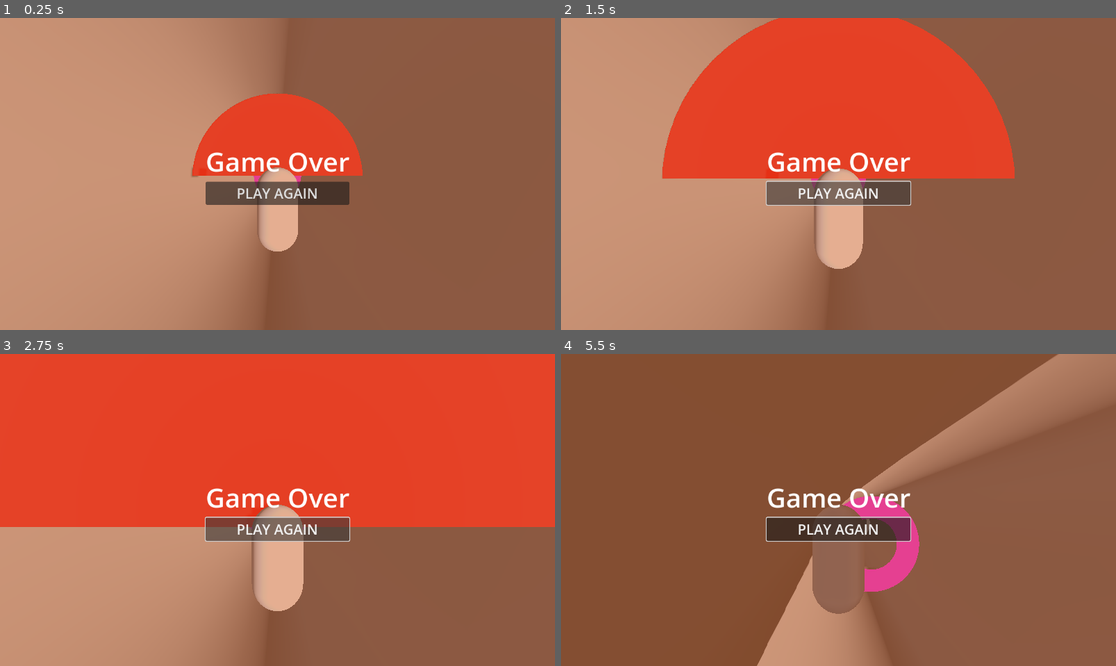
Above: before the commit, frames 1-4 (two rows, left to right).
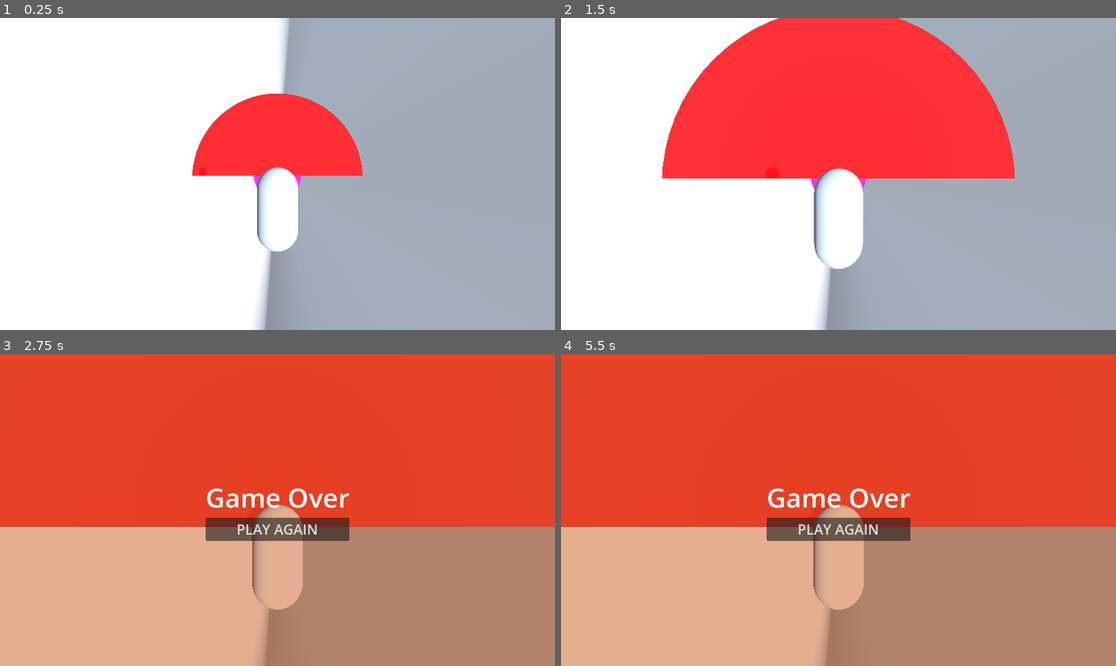
Above: after the commit, the same moments.

Repository: sen4az/HippieFall
Game: Godot game, scene res://Scenes/main.tscn
Two runs of this game, one before a commit and one after it. Both use one fixed random seed, a clock stepped at 60 frames per second and the inputs below.
Inputs (mouse positions are in pixels of both pictures, inside the frame that each line leads up to):
- Up to frame 1 (0.25 s): no input
- Up to frame 2 (1.5 s): click (838, 192) at 0.5 s, where only the run before the commit has a clickable "PLAY AGAIN"; click (838, 192) at 1.25 s, where only the run before the commit has a clickable "PLAY AGAIN"
- Up to frame 3 (2.75 s): click (277, 528) at 2 s, where only the run before the commit has a clickable "PLAY AGAIN"
- Up to frame 4 (5.5 s): tap Enter at 2.75 s; move the mouse to (960, 494) at 2.77 s; hold D (move_right) 2.78-3.5 s; click (960, 494) at 2.92 s; drag from (727, 525) to (810, 572) at 3.52 s; move the mouse to (894, 441) at 4.27 s; hold D (move_right) 4.28-5 s; drag from (810, 572) to (672, 463) at 5.02 s

The runs differ from the first frame. In frame 1, 100% of the frame differs, in the area x 0-100%, y 0-100%; in frame 2, 100%; in frame 3, 42%; in frame 4, 98%.

Commit message:
hippie-prototype-v-1.2
added game over UI

Diff:
--- a/hippie-prototype-v-1.0/Scenes/game_over_manager.tscn
+++ b/hippie-prototype-v-1.0/Scenes/game_over_manager.tscn
@@ -1,35 +1,6 @@
 [gd_scene load_steps=2 format=3 uid="uid://of807v2fkrqg"]
 
-[sub_resource type="GDScript" id="GDScript_bxgw8"]
-script/source = "extends Node
-
-@export var player_path: NodePath = NodePath(\"Player\")
-@export var game_over_ui_path: NodePath = NodePath(\"GameOverUI\")
-
-var _player: Node
-var _ui: Node
-
-func _ready() -> void:
-	_player = get_node_or_null(player_path)
-	_ui = get_node_or_null(game_over_ui_path)
-	if _player == null:
-		push_error(\"GameOverManager: player_path invalid.\")
-		return
-	if _ui == null:
-		push_error(\"GameOverManager: game_over_ui_path invalid.\")
-		return
-
-	if _player.has_signal(\"died\"):
-		_player.connect(\"died\", Callable(self, \"_on_player_died\"))
-
-	if _ui.has_method(\"hide_ui\"):
-		_ui.call(\"hide_ui\")
-
-func _on_player_died() -> void:
-	get_tree().paused = true
-	if _ui.has_method(\"show_ui\"):
-		_ui.call(\"show_ui\")
-"
+[ext_resource type="Script" uid="uid://c406gud87ptoh" path="res://Scripts/game_over_manager.gd" id="1_d0l8m"]
 
 [node name="GameOverManager" type="Node"]
-script = SubResource("GDScript_bxgw8")
+script = ExtResource("1_d0l8m")
--- a/hippie-prototype-v-1.0/Scenes/game_over_ui.tscn
+++ b/hippie-prototype-v-1.0/Scenes/game_over_ui.tscn
@@ -1,6 +1,9 @@
-[gd_scene format=3 uid="uid://dfslbm27rg5o1"]
+[gd_scene load_steps=2 format=3 uid="uid://dfslbm27rg5o1"]
+
+[ext_resource type="Script" uid="uid://cfnfr7lwn0alh" path="res://Scripts/game_over_ui.gd" id="1_vvx4t"]
 
 [node name="GameOverUI" type="CanvasLayer"]
+script = ExtResource("1_vvx4t")
 
 [node name="ColorRect" type="ColorRect" parent="."]
 anchors_preset = 15
--- a/hippie-prototype-v-1.0/Scenes/main.tscn
+++ b/hippie-prototype-v-1.0/Scenes/main.tscn
@@ -1,6 +1,5 @@
 [gd_scene load_steps=12 format=3 uid="uid://bxn1pt420cvdj"]
 
-[ext_resource type="PackedScene" uid="uid://of807v2fkrqg" path="res://Scenes/game_over_manager.tscn" id="1_6bp64"]
 [ext_resource type="PackedScene" uid="uid://dfslbm27rg5o1" path="res://Scenes/game_over_ui.tscn" id="1_344ge"]
 [ext_resource type="PackedScene" uid="uid://cwcj7krksdyrq" path="res://Scenes/player.tscn" id="1_jjgbg"]
 [ext_resource type="Script" uid="uid://clu85wxsubuos" path="res://Scripts/endless_tunnel.gd" id="2_kry3j"]
@@ -8,6 +7,7 @@
 [ext_resource type="PackedScene" uid="uid://bh70xia7ag3nu" path="res://Scenes/segment_b.tscn" id="4_6bp64"]
 [ext_resource type="PackedScene" uid="uid://cwoi4iqiokmpx" path="res://Scenes/segment_c.tscn" id="5_344ge"]
 [ext_resource type="PackedScene" uid="uid://bwoylatocuvkt" path="res://Scenes/vertical_tunnel.tscn" id="6_21xkr"]
+[ext_resource type="PackedScene" uid="uid://of807v2fkrqg" path="res://Scenes/game_over_manager.tscn" id="8_344ge"]
 
 [sub_resource type="ProceduralSkyMaterial" id="ProceduralSkyMaterial_jjgbg"]
 sky_horizon_color = Color(0.66224277, 0.6717428, 0.6867428, 1)
@@ -46,6 +46,4 @@
 
 [node name="GameOverUI" parent="." instance=ExtResource("1_344ge")]
 
-[node name="GameOverManager" parent="." instance=ExtResource("1_6bp64")]
-player_path = NodePath("../Player")
-game_over_ui_path = NodePath("../GameOverUI")
+[node name="GameOverManager" parent="." instance=ExtResource("8_344ge")]
--- a/hippie-prototype-v-1.0/Scenes/obstacle_1.tscn
+++ b/hippie-prototype-v-1.0/Scenes/obstacle_1.tscn
@@ -7,6 +7,8 @@
 
 [node name="CSGCylinder3D" type="CSGCylinder3D" parent="."]
 use_collision = true
+collision_layer = 2
+collision_mask = 0
 radius = 15.0
 sides = 64
 material = SubResource("StandardMaterial3D_x84vb")
--- a/hippie-prototype-v-1.0/Scenes/obstacle_2.tscn
+++ b/hippie-prototype-v-1.0/Scenes/obstacle_2.tscn
@@ -7,6 +7,8 @@
 
 [node name="CSGCylinder3D" type="CSGCylinder3D" parent="."]
 use_collision = true
+collision_layer = 2
+collision_mask = 0
 radius = 15.0
 sides = 64
 material = SubResource("StandardMaterial3D_m8qwd")
--- a/hippie-prototype-v-1.0/Scenes/obstacle_3.tscn
+++ b/hippie-prototype-v-1.0/Scenes/obstacle_3.tscn
@@ -15,6 +15,8 @@
 
 [node name="CSGCylinder3D" type="CSGCylinder3D" parent="."]
 use_collision = true
+collision_layer = 2
+collision_mask = 0
 radius = 15.0
 sides = 64
 material = SubResource("StandardMaterial3D_sc8no")
@@ -26,9 +28,12 @@
 
 [node name="Obstacle3Body" type="StaticBody3D" parent="."]
 transform = Transform3D(1, 0, 0, 0, 1, 0, 0, 0, 1, 0, 0.52394867, 0)
+collision_layer = 2
+collision_mask = 0
 script = ExtResource("1_sc8no")
 
 [node name="MeshInstance3D" type="MeshInstance3D" parent="Obstacle3Body"]
+layers = 2
 mesh = SubResource("BoxMesh_sc8no")
 
 [node name="CollisionShape3D" type="CollisionShape3D" parent="Obstacle3Body"]
--- a/hippie-prototype-v-1.0/Scenes/player.tscn
+++ b/hippie-prototype-v-1.0/Scenes/player.tscn
@@ -7,7 +7,10 @@
 
 [sub_resource type="CapsuleShape3D" id="CapsuleShape3D_cvnsp"]
 
+[sub_resource type="CapsuleShape3D" id="CapsuleShape3D_6t5aa"]
+
 [node name="Player" type="CharacterBody3D"]
+collision_mask = 3
 script = ExtResource("1_v0iea")
 
 [node name="MeshInstance3D" type="MeshInstance3D" parent="."]
@@ -25,3 +28,14 @@
 catch_up_threshold = 3.0
 catch_up_factor = 0.01
 player = NodePath("..")
+
+[node name="HitBox" type="Area3D" parent="."]
+transform = Transform3D(1, 0, 0, 0, 1, 0, 0, 0, 1, 0, -0.0534862, 0)
+collision_layer = 0
+collision_mask = 2
+
+[node name="CollisionShape3D" type="CollisionShape3D" parent="HitBox"]
+transform = Transform3D(1, 0, 0, 0, -4.371139e-08, 1, 0, -1, -4.371139e-08, 0, 0.5, 0)
+shape = SubResource("CapsuleShape3D_6t5aa")
+
+[connection signal="area_entered" from="HitBox" to="." method="_on_hit_box_area_entered"]
--- a/hippie-prototype-v-1.0/Scenes/vertical_tunnel.tscn
+++ b/hippie-prototype-v-1.0/Scenes/vertical_tunnel.tscn
@@ -1,6 +1,9 @@
-[gd_scene load_steps=3 format=3 uid="uid://bwoylatocuvkt"]
+[gd_scene load_steps=4 format=3 uid="uid://bwoylatocuvkt"]
+
+[sub_resource type="StandardMaterial3D" id="StandardMaterial3D_jmqmj"]
 
 [sub_resource type="CylinderMesh" id="CylinderMesh_jmqmj"]
+material = SubResource("StandardMaterial3D_jmqmj")
 flip_faces = true
 top_radius = 15.0
 bottom_radius = 15.0
--- /dev/null
+++ b/hippie-prototype-v-1.0/Scripts/game_over_manager.gd
@@ -0,0 +1,35 @@
+extends Node
+
+@export var player_path: NodePath = NodePath("../Player")
+@export var game_over_ui_path: NodePath = NodePath("../GameOverUI")
+
+var _player: Node
+var _ui: Node
+
+func _ready() -> void:
+	_player = get_node_or_null(player_path)
+	_ui = get_node_or_null(game_over_ui_path)
+	if _player == null:
+		push_error("GameOverManager: player_path invalid.")
+		return
+	if _ui == null:
+		push_error("GameOverManager: game_over_ui_path invalid.")
+		return
+
+
+	if _player.has_signal("died"):
+		_player.connect("died", Callable(self, "_on_player_died"))
+	else:
+		push_error("GameOverManager: Player does not have 'died' signal!")
+
+	if _ui.has_method("hide_ui"):
+		_ui.call("hide_ui")
+
+func _on_player_died() -> void:
+	get_tree().paused = true
+	if _ui.has_method("show_ui"):
+		_ui.call("show_ui")
+
+func _on_restart_requested():
+	get_tree().paused = false
+	get_tree().reload_current_scene()
--- /dev/null
+++ b/hippie-prototype-v-1.0/Scripts/game_over_ui.gd
@@ -0,0 +1,11 @@
+extends CanvasLayer
+
+func _ready() -> void:
+	hide()
+
+
+func show_ui() -> void:
+	show()
+
+func hide_ui() -> void:
+	hide()
--- a/hippie-prototype-v-1.0/Scripts/player.gd
+++ b/hippie-prototype-v-1.0/Scripts/player.gd
@@ -8,12 +8,20 @@
 @export var lerp_factor: float = 10.0
 @export var touch_sensitivity: float = 10.0
 
+var is_alive: bool = true
+signal died
+
 var touch_delta: Vector2 = Vector2.ZERO
 var is_touching: bool = false
 var current_fall_speed: float
 
 func _ready() -> void:
 	current_fall_speed = fall_speed_start
+
+	 # Connect the hitbox signal (assuming the Area3D is named "HitBox" in the scene)
+	$HitBox.connect("body_entered", Callable(self, "_on_body_entered"))
+
+
 
 func _input(event: InputEvent) -> void:
 	if event is InputEventScreenDrag:
@@ -43,3 +51,12 @@
 	velocity.z = lerp(velocity.z, tz, t)
 
 	move_and_slide()
+
+
+func _on_body_entered(body) -> void:
+	if body == get_parent():  # Ignore the player itself
+		return
+	if is_alive:
+		print("Game over triggered by: ", body.name)  # Optional debug
+		is_alive = false
+		died.emit()
--- a/hippie-prototype-v-1.0/project.godot
+++ b/hippie-prototype-v-1.0/project.godot
@@ -40,3 +40,7 @@
 , Object(InputEventKey,"resource_local_to_scene":false,"resource_name":"","device":-1,"window_id":0,"alt_pressed":false …(186 unchanged characters)…
 ]
 }
+
+[layer_names]
+
+3d_physics/layer_2="Obstacles"
Not shown: 1 places in hippie-prototype-v-1.0/Scenes/player.tscn that only renumber resources
Not shown, added: hippie-prototype-v-1.0/Scripts/game_over_manager.gd.uid
Not shown, added: hippie-prototype-v-1.0/Scripts/game_over_ui.gd.uid
